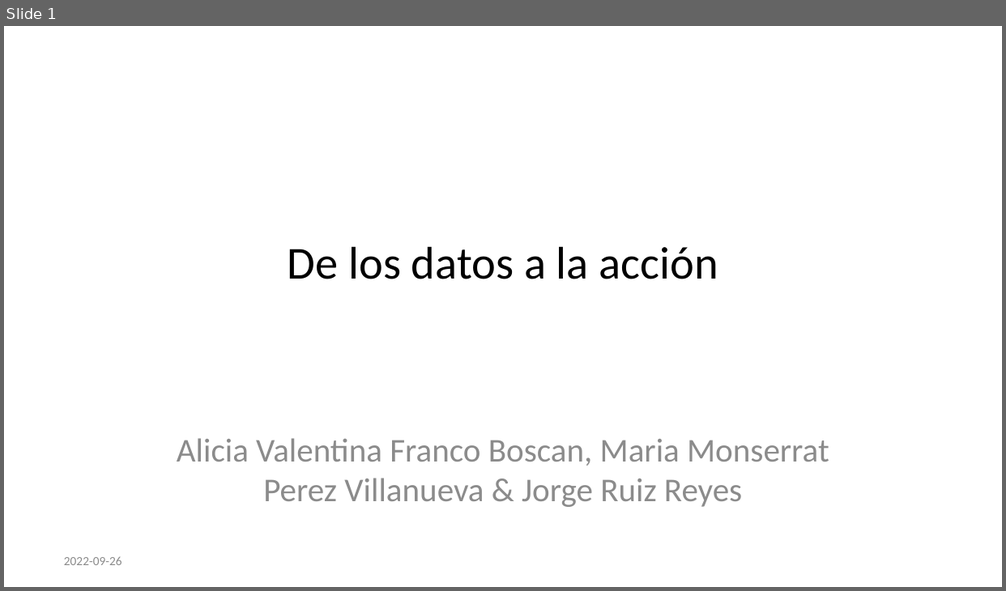
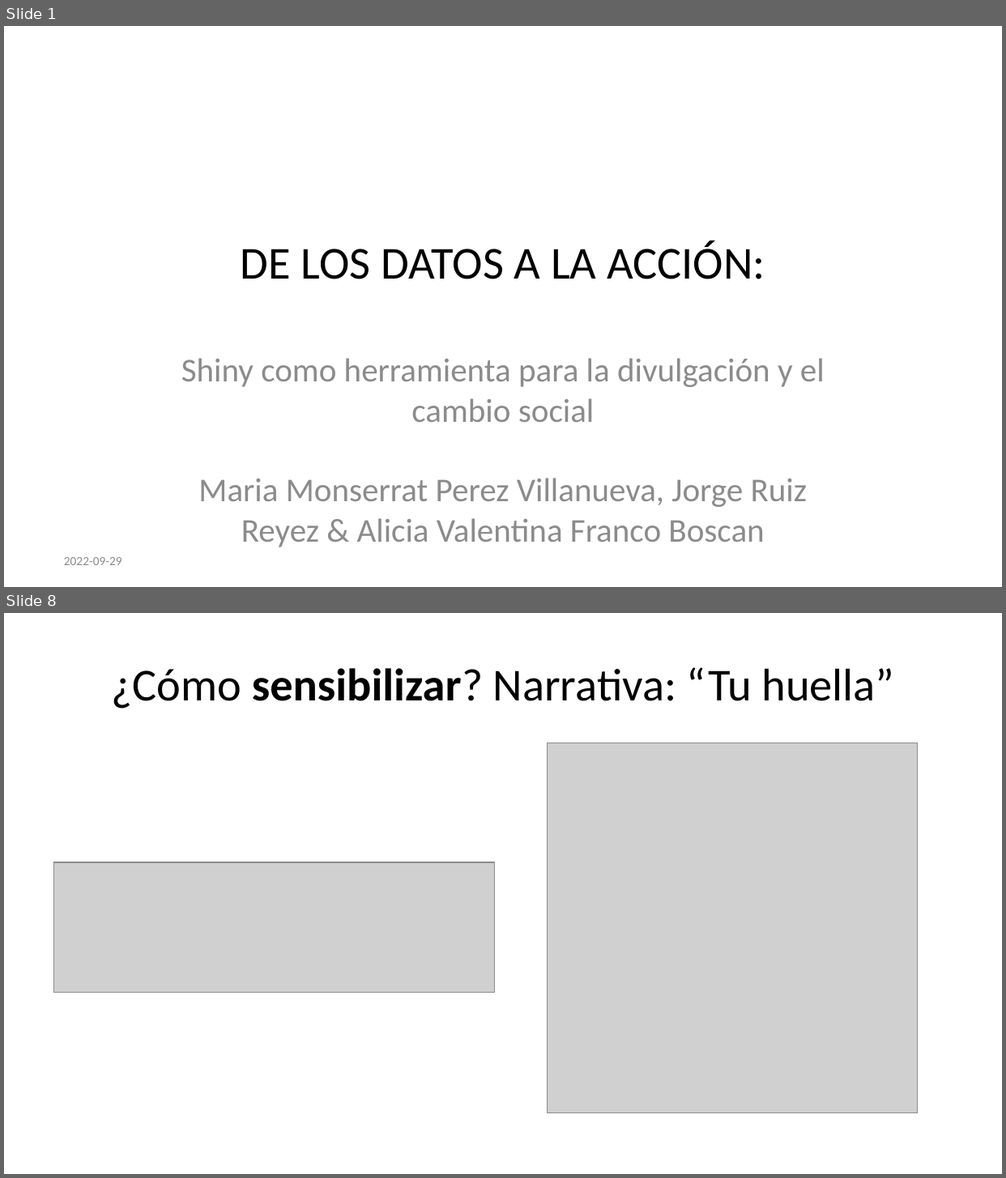
Before and after one commit to datacivica/ppt-huelladecuidados-LatinR, a slide deck: ppt-LatinR.pptx. Shown one above the other, each under a label of ours: slide 1 before the commit, slides 1 and 8 after it; the slides between them are not shown. The pictures are 1006x591 and 1006x1178 pixels, drawn with LibreOffice and Linux fonts; fonts in the diff are those of the drawing; grey boxes stand for pictures. Boxes give left, top, right and bottom in pixels: in the first picture for what was removed or moved away, otherwise in the second. Text is boxed around its words. In the diff, an @@ line names an element or a change of style, - is before the commit and + after.

```diff
--- a/ppt-LatinR.pptx
+++ b/ppt-LatinR.pptx
@@ slide 8 added at box(4, 613, 1002, 1174), background #FFFFFF @@
@@ title added at box(111, 667, 894, 709), 33 pt, text #000000 @@
+¿Cómo sensibilizar? Narrativa: “Tu huella”
@@ picture added at box(547, 743, 917, 1114) @@
@@ picture added at box(54, 862, 495, 993) @@
@@ slide 1 changed as well @@
@@ title at box(241, 241, 765, 280): text changed @@
-De los datos a la acción
+DE LOS DATOS A LA ACCIÓN:
@@ subtitle at box(181, 358, 825, 548): text changed @@
-Alicia Valentina Franco Boscan, Maria Monserrat Perez Villanueva & Jorge Ruiz Reyes
+Shiny como herramienta para la divulgación y el cambio social
+Maria Monserrat Perez Villanueva, Jorge Ruiz Reyez & Alicia Valentina Franco Boscan
@@ text at box(64, 557, 122, 565): text changed @@
-2022-09-26
+2022-09-29
```
Also in this commit, not shown: 23 other slides added, 4 slides removed, 29 other files.
